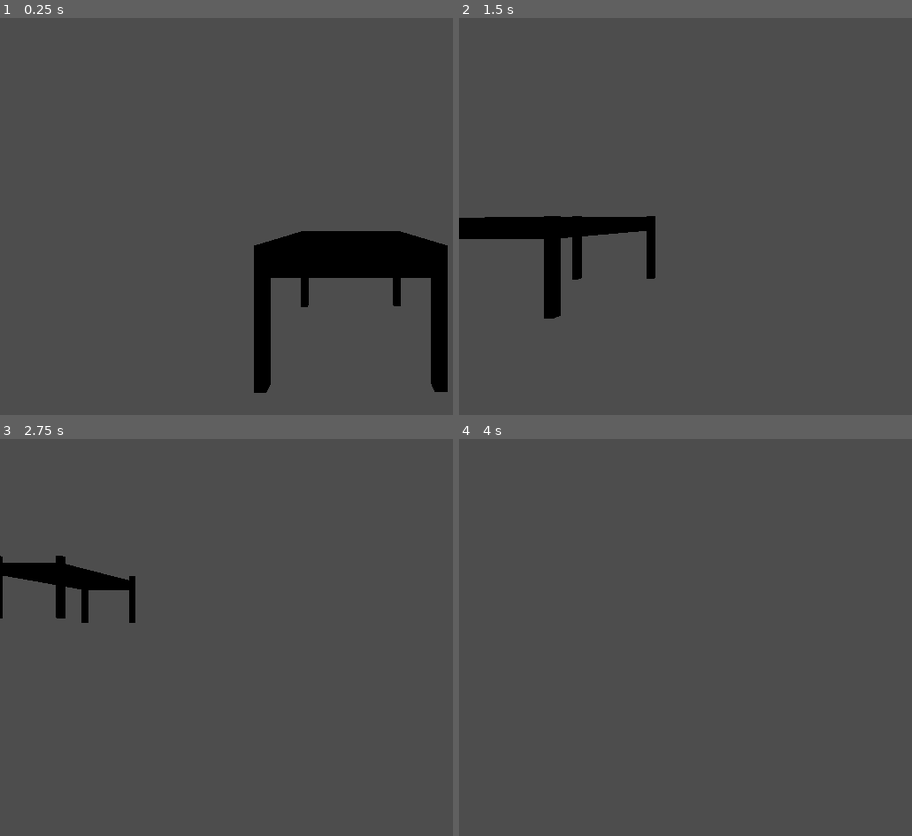
Above: before the commit, frames 1-4 (two rows, left to right).
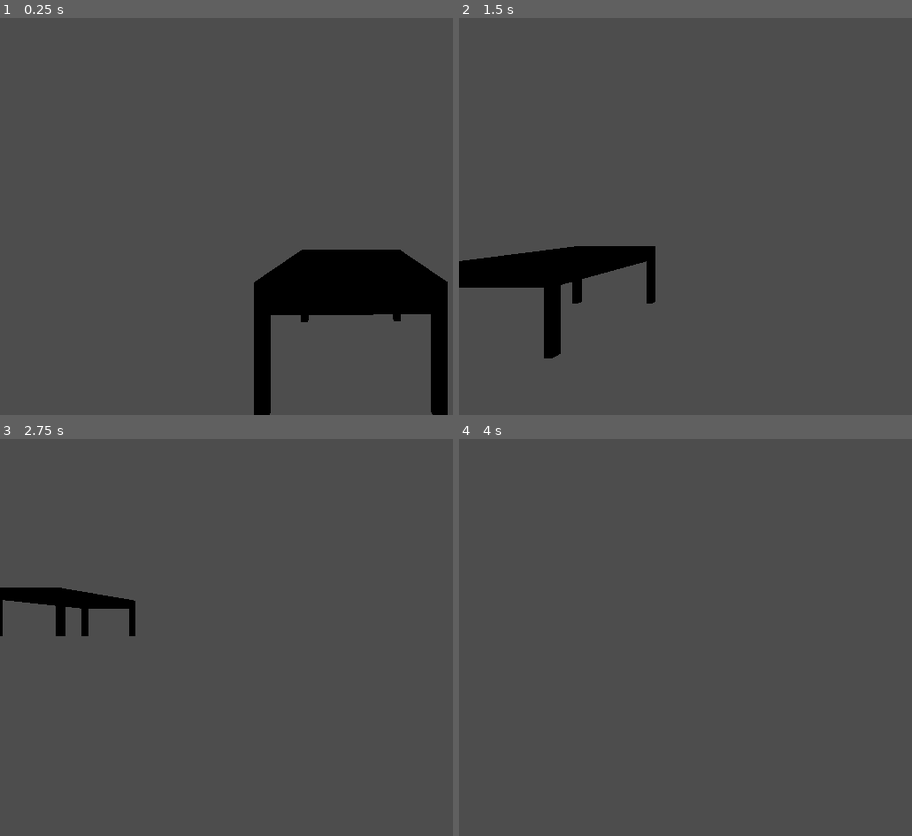
Above: after the commit, the same moments.

Repository: KhalidASC20/Tables
Game: Godot game, scene res://scenes/game.tscn
Two runs of this game, one before a commit and one after it. Both use one fixed random seed, a clock stepped at 60 frames per second and the inputs below.
Inputs:
- Up to frame 1 (0.25 s): no input
- Up to frame 2 (1.5 s): tap Enter (ui_accept) at 0.5, 0.77 s; hold Right (ui_right) 0.53-1.28 s; hold Down (ui_down) from 1.28 s (still down)
- Up to frame 3 (2.75 s): tap Enter (ui_accept) at 1.52 s; release Down (ui_down) at 2.03 s; hold Right (ui_right) from 2.03 s (still down)
- Up to frame 4 (4 s): release Right (ui_right) at 2.78 s; hold Up (ui_up) 2.78-3.53 s; tap Enter (ui_accept) at 3.02, 3.5, 3.77 s; hold Left (ui_left) from 3.53 s (still down)

The runs differ from the first frame. In frame 1, 6.0% of the frame differs, in the area x 56-99%, y 53-100%; in frame 2, 5.6%; in frame 3, 2.6%; in frame 4, nothing differs.
Error after the commit: Parse Error: Too few arguments for "translated()" call. Expected at least 1 but received 0. (res://scripts/stretch-table.gd:26)

Commit message:
another damn table restructure

Diff:
--- a/scenes/table.tscn
+++ b/scenes/table.tscn
@@ -17,55 +17,50 @@
 [node name="Table" type="Node3D"]
 script = ExtResource("1_6ud5r")
 
-[node name="TableTop" type="Node3D" parent="."]
-
-[node name="TableTopCollider" type="RigidBody3D" parent="TableTop"]
+[node name="Tabletop" type="RigidBody3D" parent="."]
 transform = Transform3D(1, 0, 0, 0, 1, 0, 0, 0, 1, 0, 1, 0)
 
-[node name="TableTop" type="CollisionShape3D" parent="TableTop/TableTopCollider"]
+[node name="TableTop" type="CollisionShape3D" parent="Tabletop"]
 shape = SubResource("BoxShape3D_qakp3")
 
-[node name="TableTopMesh" type="MeshInstance3D" parent="TableTop/TableTopCollider/TableTop"]
+[node name="TableTopMesh" type="MeshInstance3D" parent="Tabletop/TableTop"]
 mesh = SubResource("BoxMesh_yrcck")
-skeleton = NodePath("../../../..")
+skeleton = NodePath("../../..")
 
-[node name="TableLegs" type="Node3D" parent="."]
+[node name="StaticPin" type="Generic6DOFJoint3D" parent="Tabletop"]
+node_a = NodePath("..")
+node_b = NodePath("../../Legs")
 
-[node name="LegsColliders" type="RigidBody3D" parent="TableLegs"]
-transform = Transform3D(1, 0, 0, 0, 1, 0, 0, 0, 1, 0, 1, 0)
+[node name="Legs" type="RigidBody3D" parent="."]
+transform = Transform3D(1, 0, 0, 0, 1, 0, 0, 0, 1, 0, 0.55, 0)
 
-[node name="LegRF" type="CollisionShape3D" parent="TableLegs/LegsColliders"]
-transform = Transform3D(1, 0, 0, 0, 1, 0, 0, 0, 1, 0.95, -0.5, 0.7)
+[node name="LegRF" type="CollisionShape3D" parent="Legs"]
+transform = Transform3D(1, 0, 0, 0, 1, 0, 0, 0, 1, 0.95, 0, 0.7)
 shape = SubResource("BoxShape3D_frbb1")
 
-[node name="LegRFMesh" type="MeshInstance3D" parent="TableLegs/LegsColliders/LegRF"]
+[node name="LegRFMesh" type="MeshInstance3D" parent="Legs/LegRF"]
 mesh = SubResource("BoxMesh_6hcu0")
 skeleton = NodePath("../../LegRB")
 
-[node name="LegLF" type="CollisionShape3D" parent="TableLegs/LegsColliders"]
-transform = Transform3D(1, 0, 0, 0, 1, 0, 0, 0, 1, -0.95, -0.5, 0.7)
+[node name="LegLF" type="CollisionShape3D" parent="Legs"]
+transform = Transform3D(1, 0, 0, 0, 1, 0, 0, 0, 1, -0.95, 0, 0.7)
 shape = SubResource("BoxShape3D_frbb1")
 
-[node name="LegLFMesh" type="MeshInstance3D" parent="TableLegs/LegsColliders/LegLF"]
+[node name="LegLFMesh" type="MeshInstance3D" parent="Legs/LegLF"]
 mesh = SubResource("BoxMesh_6hcu0")
 skeleton = NodePath("../../LegRB")
 
-[node name="LegRB" type="CollisionShape3D" parent="TableLegs/LegsColliders"]
-transform = Transform3D(1, 0, 0, 0, 1, 0, 0, 0, 1, 0.95, -0.5, -0.7)
+[node name="LegRB" type="CollisionShape3D" parent="Legs"]
+transform = Transform3D(1, 0, 0, 0, 1, 0, 0, 0, 1, 0.95, 0, -0.7)
 shape = SubResource("BoxShape3D_frbb1")
 
-[node name="LegRBMesh" type="MeshInstance3D" parent="TableLegs/LegsColliders/LegRB"]
+[node name="LegRBMesh" type="MeshInstance3D" parent="Legs/LegRB"]
 mesh = SubResource("BoxMesh_6hcu0")
 
-[node name="LegLB" type="CollisionShape3D" parent="TableLegs/LegsColliders"]
-transform = Transform3D(1, 0, 0, 0, 1, 0, 0, 0, 1, -0.95, -0.5, -0.7)
+[node name="LegLB" type="CollisionShape3D" parent="Legs"]
+transform = Transform3D(1, 0, 0, 0, 1, 0, 0, 0, 1, -0.95, 0, -0.7)
 shape = SubResource("BoxShape3D_frbb1")
 
-[node name="LegLBMesh" type="MeshInstance3D" parent="TableLegs/LegsColliders/LegLB"]
+[node name="LegLBMesh" type="MeshInstance3D" parent="Legs/LegLB"]
 mesh = SubResource("BoxMesh_6hcu0")
 skeleton = NodePath("../../LegRB")
-
-[node name="StaticPin" type="Generic6DOFJoint3D" parent="."]
-transform = Transform3D(1, 0, 0, 0, 1, 0, 0, 0, 1, 0, 1, 0)
-node_a = NodePath("../TableTop/TableTopCollider")
-node_b = NodePath("../TableLegs/LegsColliders")
--- a/scripts/stretch-table.gd
+++ b/scripts/stretch-table.gd
@@ -3,21 +3,39 @@
 const LOWER_BOUND = 0.5
 const UPPER_BOUND = 5
 
-@onready var top = self.find_children("TableTop*") + [$StaticPin]
-@onready var legs = self.find_children("Leg*")
+@onready var tabletop = $Tabletop.find_children("*")
+@onready var legs = $Legs.find_children("*")
 
 # Called when the node enters the scene tree for the first time.
 func _ready() -> void:
 	print(legs)
-	print(top)
+	print(tabletop)
 	pass
 
 # Called every frame. 'delta' is the elapsed time since the previous frame.
 func _process(delta: float) -> void:
-	for leg in legs:
-		leg.transform = leg.transform.scaled(Vector3(1, 1.001, 1))
-	for node in top:
-		node.transform = node.transform
+	var scale_factor = 1.001
+
+	for leg: Node3D in legs:
+		var leg_height = leg.scale.y
+		leg.transform = leg.transform.scaled(Vector3(1, scale_factor, 1))
+		leg.transform = leg.transform.translated(Vector3(0, abs(leg_height - leg.scale.y) / 2, 0))
+		#print("-----")
+
+	for top:Node3D in tabletop:
+		top.transform = top.transform.translated()
+	##print(delta * Vector3(0,1,0))
+	#$Tabletop.transform = $Tabletop.transform.scaled_local(Vector3(1,1,1.5))
+	#print($Tabletop.scale)
+
+
+	#for node: Node3D in top:
+		##print(node.transform.origin.y)
+		##print(scale_factor - 1)
+		#print(diff_y)
+		#print("------")
+		#node.transform = node.transform.translated_local(Vector3(0, diff_y, 0) * delta)
+		#print(node.position.y)
 
 
 	pass
